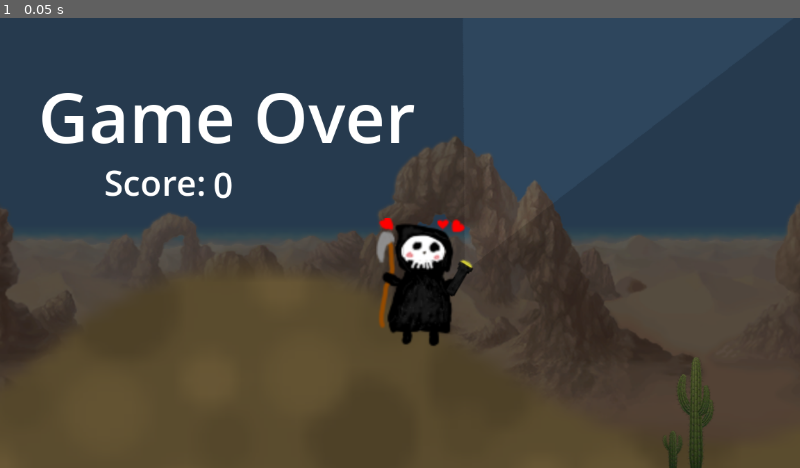
Above: before the commit, frame 1.
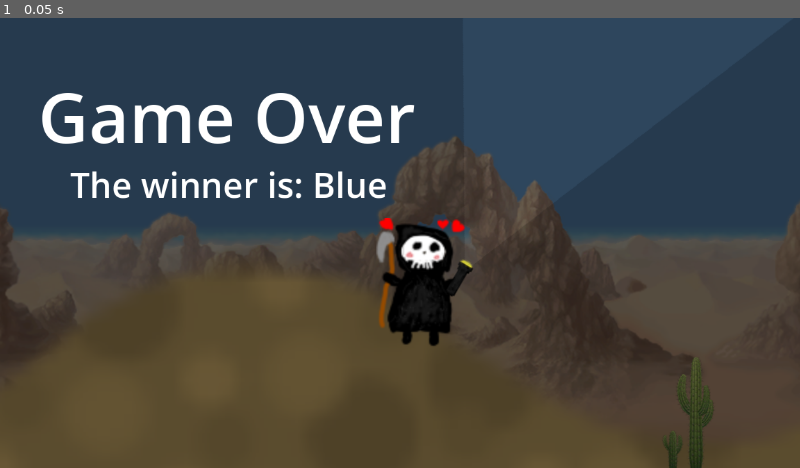
Above: after the commit, the same moment.

Repository: atomazu/quicksand
Game: Godot game, scene res://scenes/death_screen/death_screen.tscn
Same seed, same stepped clock (60 frames per second), same inputs: the game is played once before the commit and once after it. This scene is started directly instead of the project's main scene.
Inputs:
- Up to frame 1 (0.05 s): no input

The runs differ from the first frame. In frame 1, 1.0% of the frame differs, in the area x 8-49%, y 33-41%.

Commit message:
update death screen according to game mode and map controller A to ui_accept

Diff:
--- a/global.gd
+++ b/global.gd
@@ -4,3 +4,4 @@
 var time := 0.0
 var deaths_this_round := 0
 var winner: String
+var died_first = null
--- a/project.godot
+++ b/project.godot
@@ -29,6 +29,14 @@
 
 [input]
 
+ui_accept={
+"deadzone": 0.5,
+"events": [Object(InputEventKey,"resource_local_to_scene":false,"resource_name":"","device":16,"window_id":0,"alt_pressed":false,"shift_pressed":false,"ctrl_pressed":false,"meta_pressed":false,"pressed":false,"keycode":4194309,"physical_keycode":0,"key_label":0,"unicode":0,"location":0,"echo":false,"script":null)
+, Object(InputEventKey,"resource_local_to_scene":false,"resource_name":"","device":16,"window_id":0,"alt_pressed":false,"shift_pressed":false,"ctrl_pressed":false,"meta_pressed":false,"pressed":false,"keycode":4194310,"physical_keycode":0,"key_label":0,"unicode":0,"location":0,"echo":false,"script":null)
+, Object(InputEventKey,"resource_local_to_scene":false,"resource_name":"","device":16,"window_id":0,"alt_pressed":false,"shift_pressed":false,"ctrl_pressed":false,"meta_pressed":false,"pressed":false,"keycode":32,"physical_keycode":0,"key_label":0,"unicode":32,"location":0,"echo":false,"script":null)
+, Object(InputEventJoypadButton,"resource_local_to_scene":false,"resource_name":"","device":-1,"button_index":0,"pressure":0.0,"pressed":false,"script":null)
+]
+}
 p1_move_left={
 "deadzone": 0.2,
 "events": [Object(InputEventKey,"resource_local_to_scene":false,"resource_name":"","device":-1,"window_id":0,"alt_press …(191 unchanged characters)…
@@ -115,3 +123,4 @@
 rendering_device/driver.windows="d3d12"
 renderer/rendering_method="gl_compatibility"
 renderer/rendering_method.mobile="gl_compatibility"
+textures/vram_compression/import_etc2_astc=true
--- a/scenes/death_screen/death_screen.tscn
+++ b/scenes/death_screen/death_screen.tscn
@@ -12,9 +12,6 @@
 
 [sub_resource type="LabelSettings" id="LabelSettings_i60to"]
 font_size = 100
-
-[sub_resource type="LabelSettings" id="LabelSettings_3a5br"]
-font_size = 50
 
 [node name="death_screen" type="Node2D" unique_id=839215207]
 script = ExtResource("1_wtkkp")
@@ -67,23 +64,15 @@
 text = "Game Over"
 label_settings = SubResource("LabelSettings_i60to")
 
-[node name="Score" type="Label" parent="." unique_id=1626149561]
-offset_left = 153.0
-offset_top = 201.0
-offset_right = 435.0
-offset_bottom = 270.0
-text = "Score:"
-label_settings = SubResource("LabelSettings_3a5br")
-
 [node name="AudioStreamPlayer" type="AudioStreamPlayer" parent="." unique_id=1072232206]
 stream = ExtResource("8_wraau")
 autoplay = true
 
 [node name="Label" type="Label" parent="." unique_id=303109850]
-offset_left = 310.0
+offset_left = 104.0
 offset_top = 204.0
 offset_right = 657.0
 offset_bottom = 296.0
 theme_override_font_sizes/font_size = 50
-text = "%i"
+text = "{Result String}"
 script = ExtResource("9_vyrcq")
--- a/scenes/death_screen/death_screen_score_label.gd
+++ b/scenes/death_screen/death_screen_score_label.gd
@@ -1,6 +1,7 @@
 extends Label
 
-
-# Called when the node enters the scene tree for the first time.
 func _ready() -> void:
-	text = str(int(round(Global.time)))
+	if Global.is_survival:
+		text = "Score: " + str(int(round(Global.time)))
+	else:
+		text = "The winner is: " + ("Red" if Global.died_first == "Blue" else "Blue")
--- a/scenes/player/player.gd
+++ b/scenes/player/player.gd
@@ -90,6 +90,8 @@
 	if sand_damp == 0:
 		timer.stop()
 		Global.deaths_this_round += 1
+		if Global.died_first == null:
+			Global.died_first = name
 		# Called when: A player has died
 		# Versus => Exit to results screen
 		# Survival => If `Global.deaths_this_round` count is at least 2, exit to results screen
--- a/scenes/stage/kill_player_area_box_barrier_object_node_script.gd
+++ b/scenes/stage/kill_player_area_box_barrier_object_node_script.gd
@@ -4,8 +4,10 @@
 	body_entered.connect((func(b):
 		if b.is_in_group("Player"):
 			Global.deaths_this_round += 1;
+			if Global.died_first == null:
+				Global.died_first = b.name
 			b.queue_free()
 			if Global.deaths_this_round >= 2 or not Global.is_survival:
-				get_tree().change_scene_to_file("uid://30utcg1gn6of")
+				get_tree().change_scene_to_file.call_deferred("uid://30utcg1gn6of")
 				Global.deaths_this_round = 0
 			))
--- a/scenes/stage/stage.tscn
+++ b/scenes/stage/stage.tscn
@@ -41,24 +41,24 @@
 spawn_width = 300.0
 entity_list = ExtResource("2_2so7o")
 
-[node name="Player" parent="." unique_id=381838707 instance=ExtResource("1_8rem4")]
+[node name="Red" parent="." unique_id=381838707 instance=ExtResource("1_8rem4")]
 position = Vector2(-36, 40)
 collision_layer = 3
 collision_mask = 3
 player_color = Color(1, 0, 0.016666412, 1)
 
-[node name="GroundDetection" parent="Player" index="2" unique_id=1511495204]
+[node name="GroundDetection" parent="Red" index="2" unique_id=1511495204]
 collision_layer = 3
 collision_mask = 3
 
-[node name="Player2" parent="." unique_id=1336648173 instance=ExtResource("1_8rem4")]
+[node name="Blue" parent="." unique_id=1336648173 instance=ExtResource("1_8rem4")]
 position = Vector2(32, 40)
 collision_layer = 5
 collision_mask = 5
 input_prefix = "p2"
 player_color = Color(0, 0.3666668, 1, 1)
 
-[node name="GroundDetection" parent="Player2" index="2" unique_id=1511495204]
+[node name="GroundDetection" parent="Blue" index="2" unique_id=1511495204]
 collision_layer = 5
 collision_mask = 5
 
@@ -128,5 +128,5 @@
 stream = ExtResource("13_gygk3")
 autoplay = true
 
-[editable path="Player"]
-[editable path="Player2"]
+[editable path="Red"]
+[editable path="Blue"]
--- a/scenes/title/startmenu.tscn
+++ b/scenes/title/startmenu.tscn
@@ -8,8 +8,8 @@
 [ext_resource type="Texture2D" uid="uid://cssecraaixrrp" path="res://assets/9.png" id="6_oveq4"]
 [ext_resource type="Texture2D" uid="uid://qxdjh54gpdi7" path="res://assets/7.png" id="7_086el"]
 [ext_resource type="Texture2D" uid="uid://dawbli2qou5w3" path="res://assets/6.png" id="8_28irt"]
-[ext_resource type="FontFile" uid="uid://to2u6qt3g7xr" path="res://assets/Dancing_Script/static/DancingScript-Bold.ttf" id="9_2i7qt"]
 [ext_resource type="Script" uid="uid://1jg1aoovr17t" path="res://scenes/title/start_survival.gd" id="9_086el"]
+[ext_resource type="FontFile" uid="uid://c6scka42wh2vf" path="res://assets/Dancing_Script/DancingScript-VariableFont_wght.ttf" id="9_rmrbn"]
 [ext_resource type="Script" uid="uid://cwhx8n27f4ovb" path="res://scenes/title/start_versus.gd" id="10_kbbg3"]
 [ext_resource type="Script" uid="uid://ctd2hou8aq5pc" path="res://scenes/title/title_gen.gd" id="11_qpdwg"]
 [ext_resource type="AudioStream" uid="uid://digq0v51tm5fm" path="res://sounds/Untitled.wav" id="13_rmrbn"]
@@ -95,7 +95,7 @@
 offset_right = 953.0
 offset_bottom = 238.0
 theme_override_colors/font_shadow_color = Color(0, 0, 0, 0.52156866)
-theme_override_fonts/normal_font = ExtResource("9_2i7qt")
+theme_override_fonts/normal_font = ExtResource("9_rmrbn")
 theme_override_font_sizes/normal_font_size = 55
 text = "Title Text"
 horizontal_alignment = 1
Not shown, changed: export_presets.cfg
